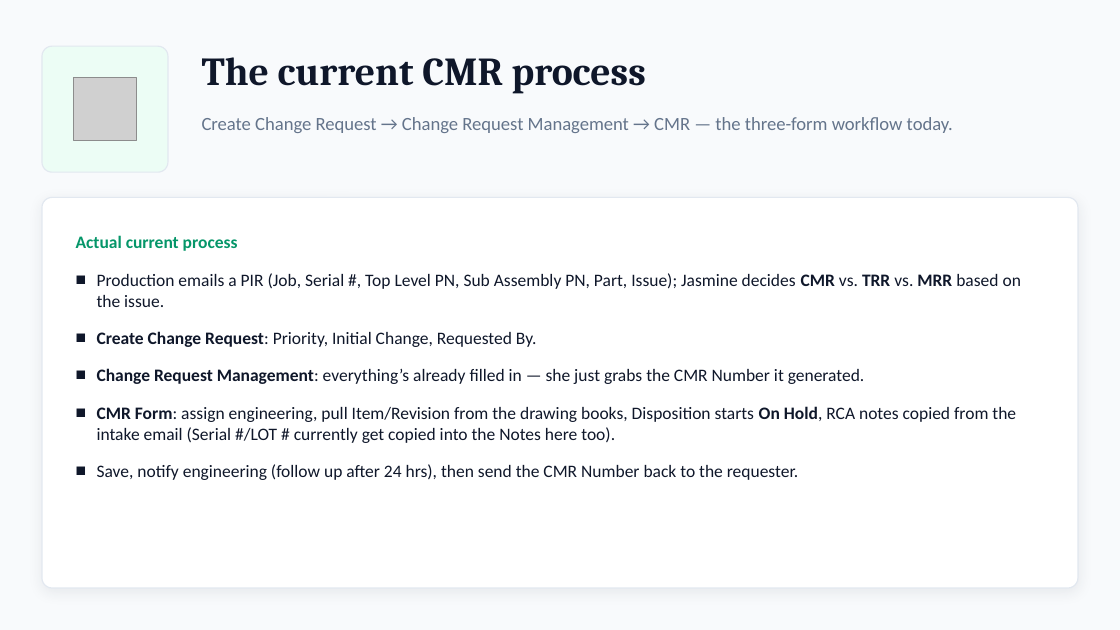
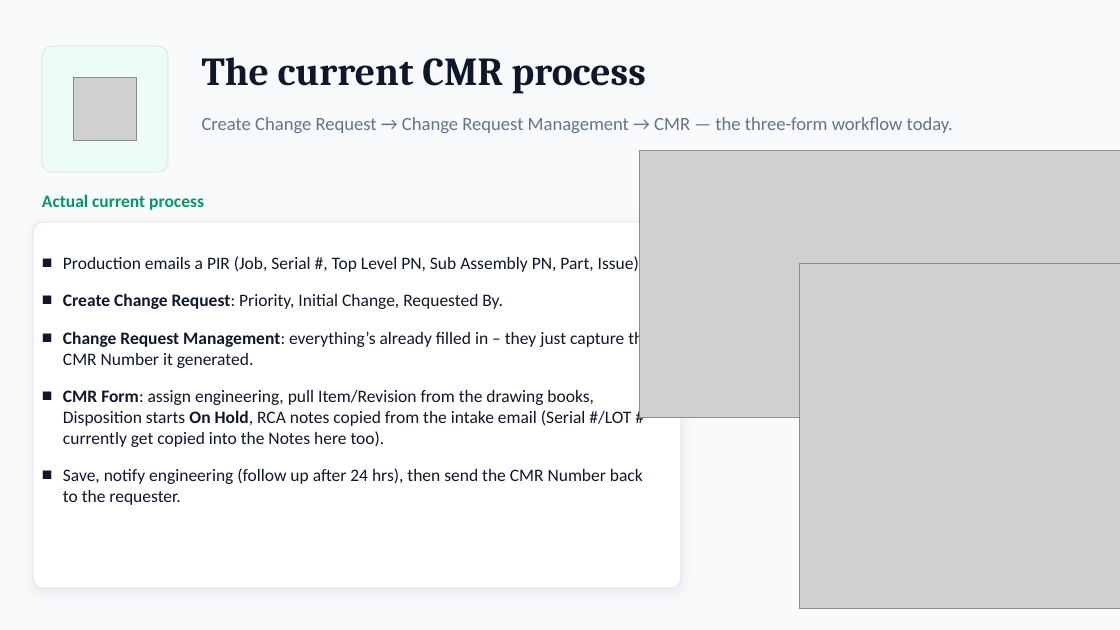
Before and after one commit to Enflite/eCMRs, a slide deck: slide 4 of docs/presentations/eCMRs_plan.pptx. Drawn at 1120x630 pixels with LibreOffice and Linux fonts; fonts in the diff are those of the drawing; grey boxes stand for pictures. Boxes give left, top, right and bottom in pixels: in the first picture for what was removed or moved away, otherwise in the second. Text is boxed around its words. In the diff, an @@ line names an element or a change of style, - is before the commit and + after.

```diff
--- a/docs/presentations/eCMRs_plan.pptx
+++ b/docs/presentations/eCMRs_plan.pptx
@@ picture added at (640, 150, 1120, 418) @@
@@ text "Actual current process": place and size @@
-text "Actual current process" at (76, 235, 238, 251)
+text "Actual current process" at (42, 194, 204, 210)
@@ rounded rectangle: place and size @@
-rounded rectangle at (42, 197, 1078, 588)
+rounded rectangle at (33, 222, 681, 588)
@@ text "Production emails a PIR (Job, ...": place and size @@
-text "Production emails a PIR (Job, ..." at (97, 273, 1021, 480)
+text "Production emails a PIR (Job, ..." at (63, 255, 652, 505)
@@ text at (63, 255, 644, 274): text changed @@
-■ Production emails a PIR (Job, Serial #, Top Level PN, Sub Assembly PN, Part, Issue); Jasmine decides CMR vs. TRR vs. MRR based on the issue.
+■ Production emails a PIR (Job, Serial #, Top Level PN, Sub Assembly PN, Part, Issue);
@@ picture added at (800, 264, 1120, 609) @@
@@ text at (63, 330, 652, 368): text changed @@
-■ Change Request Management: everything’s already filled in — she just grabs the CMR Number it generated.
+■ Change Request Management: everything’s already filled in – they just capture the CMR Number it generated.
```
Also in this commit, not shown: 5 other slides changed, 1 slide removed.
